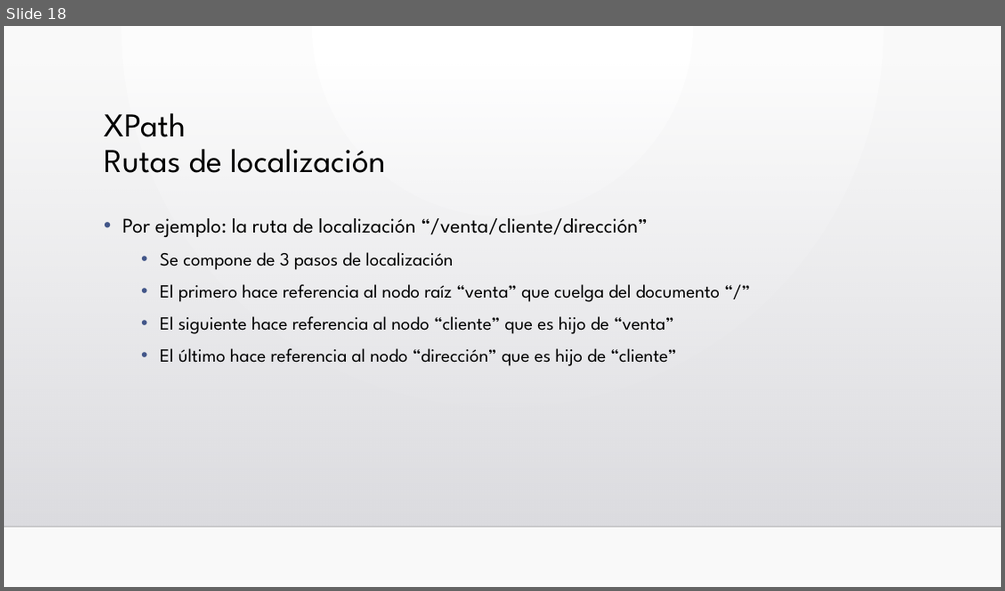
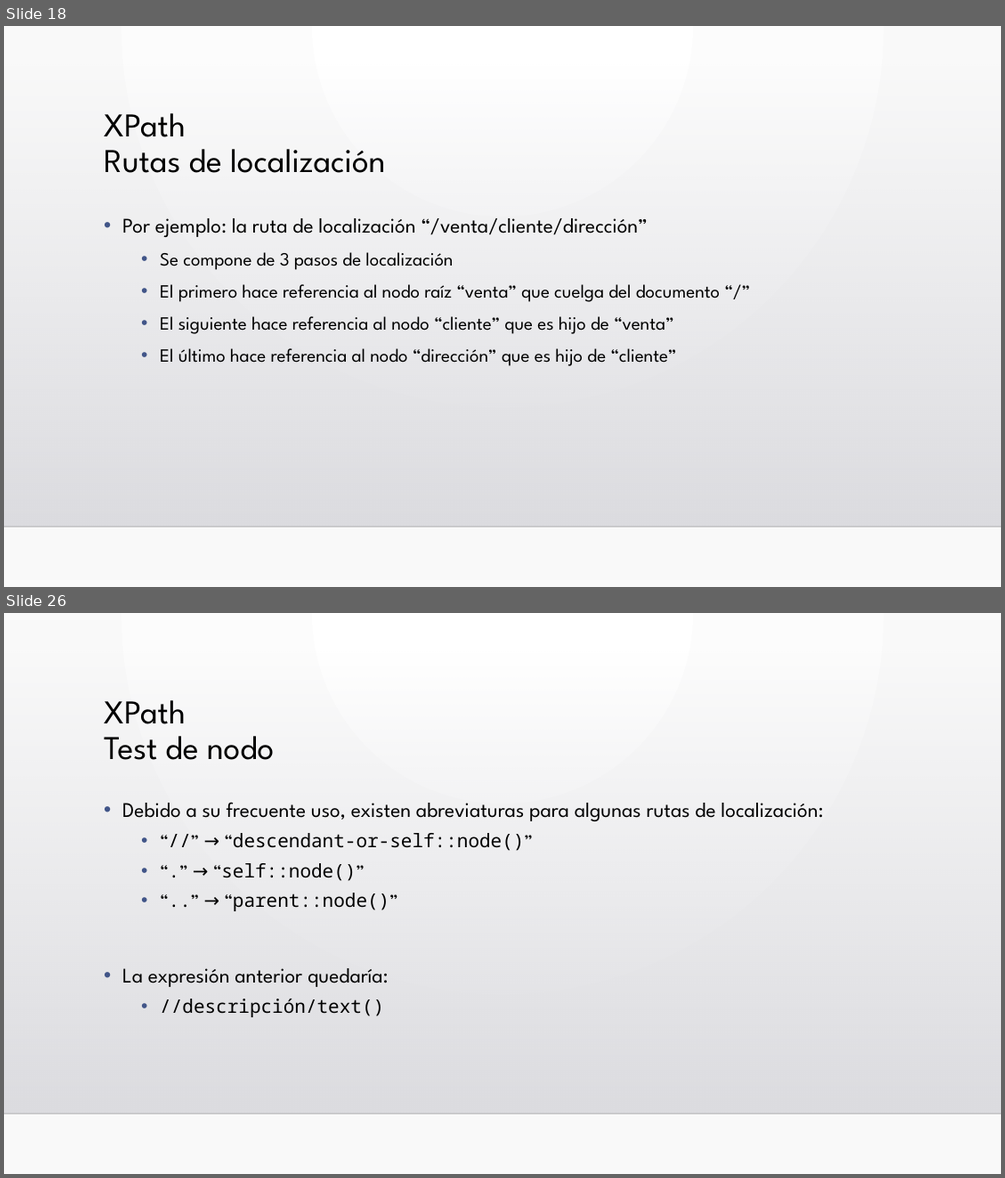
Before and after one commit to llllJokerllll/Lima, a slide deck: Unidad3/UD 03.3 XPath.pptx. Shown one above the other, each under a label of ours: slide 18 before the commit, slides 18 and 26 after it; the slides between them are not shown. The pictures are 1005x591 and 1005x1178 pixels, drawn with LibreOffice and Linux fonts; fonts in the diff are those of the drawing; background and template pictures are left out. Boxes give left, top, right and bottom in pixels: in the first picture for what was removed or moved away, otherwise in the second. Text is boxed around its words. In the diff, an @@ line names an element or a change of style, - is before the commit and + after.

```diff
--- a/Unidad3/UD 03.3 XPath.pptx
+++ b/Unidad3/UD 03.3 XPath.pptx
@@ slide 26 added at [4,613,1001,1174], background gradient #FFFFFF to #FAFAFA; not listed: 2 template elements that a slide beside it also shows @@
@@ title added at [104,700,275,760], 32 pt, text #000000 @@
+XPath
+Test de nodo
@@ text added at [122,802,823,1017], 20 pt, text #000000 @@
+• Debido a su frecuente uso, existen abreviaturas para algunas rutas de localización:
+  • “//” → “descendant-or-self::node()”
+  • “.” → “self::node()”
+  • “..” → “parent::node()”
+• La expresión anterior quedaría:
+  • //descripción/text()
```
Also in this commit, not shown: 23 other slides added, 1 slide removed, 3 other files.
